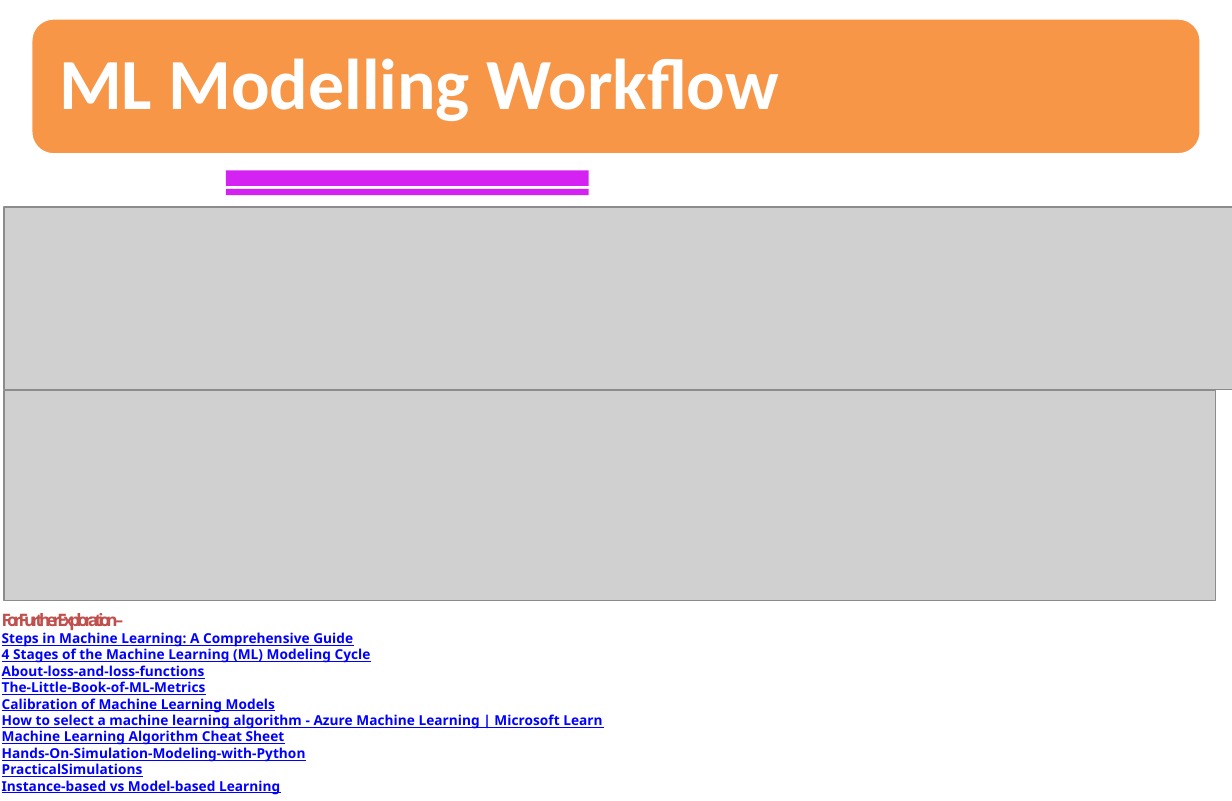
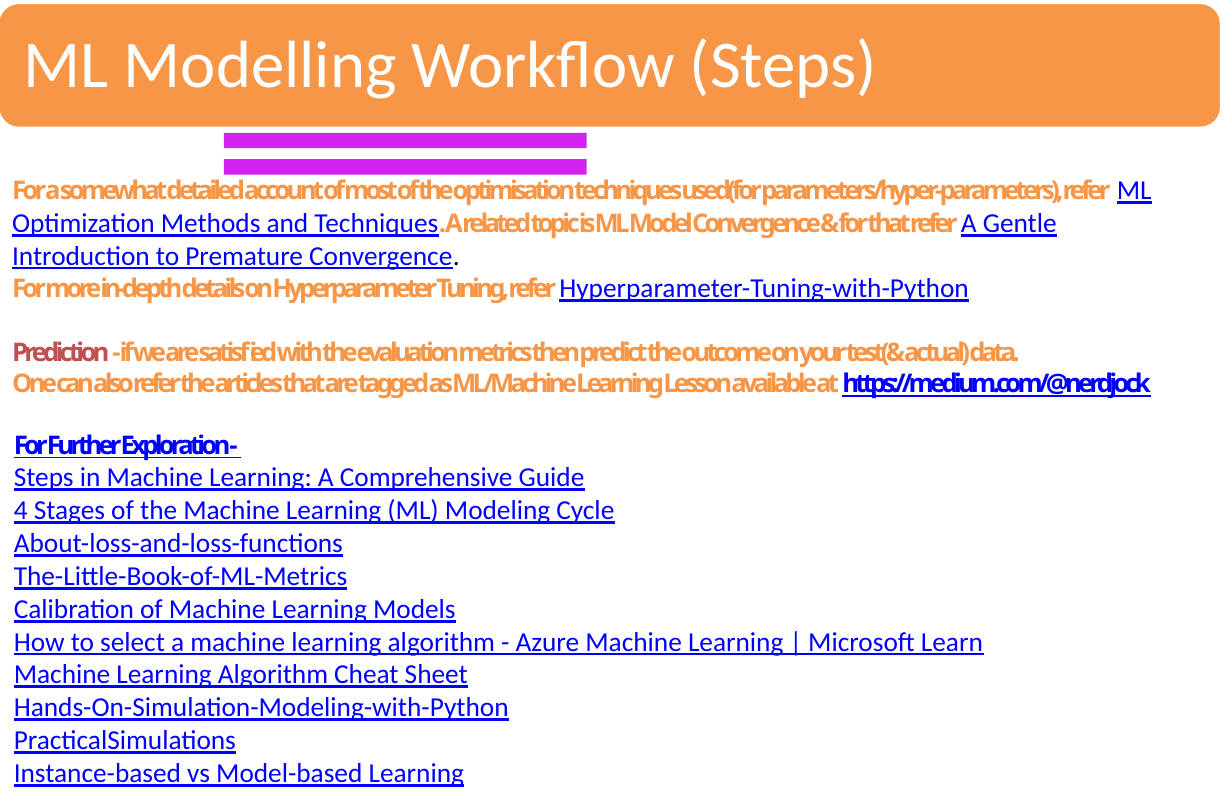
Before and after one commit to sandipray63in/Some_Self_Learning_Decks, a slide deck: slide 20 of AI, ML, DL & Related Topics(WIP).pptx (slide 12 before the commit). Drawn at 1232x801 pixels with LibreOffice and Linux fonts; fonts in the diff are those of the drawing; grey boxes stand for pictures. Boxes give left, top, right and bottom in pixels: in the first picture for what was removed or moved away, otherwise in the second. Text is boxed around its words. In the diff, an @@ line names an element or a change of style, - is before the commit and + after.

```diff
--- a/AI, ML, DL & Related Topics(WIP).pptx
+++ b/AI, ML, DL & Related Topics(WIP).pptx
@@ rounded rectangle: place and size @@
-rounded rectangle at <box>31,18,1201,155</box>
+rounded rectangle at <box>0,2,1222,128</box>
@@ text at <box>24,38,877,99</box>: text changed; size 42 to 39 pt; bold off @@
-ML Modelling Workflow
+ML Modelling Workflow (Steps)
@@ freeform shape: place and size @@
-freeform shape at <box>225,188,589,195</box>
+freeform shape at <box>224,133,588,148</box>
@@ text "For a somewhat detailed account ...": place and size @@
-text "For a somewhat detailed account ..." at <box>2,613,602,795</box>
+text "For a somewhat detailed account ..." at <box>12,179,1152,787</box>
@@ text at <box>12,179,1152,460</box>: text changed; size 10 to 15 pt; text colour #C0504D to #F79646 @@
-For Further Exploration –
+For a somewhat detailed account of most of the optimisation techniques used(for parameters/hyper-parameters), refer ML Optimization Methods and Techniques. A related topic is ML Model Convergence & for that refer A Gentle Introduction to Premature Convergence.
+For more in-depth details on Hyperparameter Tuning, refer Hyperparameter-Tuning-with-Python
+Prediction - if we are satisfied with the evaluation metrics then predict the outcome on your test(& actual) data.
+One can also refer the articles that are tagged as ML/Machine Learning Lesson available at https://medium.com/@nerdjock
+For Further Exploration -
@@ freeform shape: place and size @@
-freeform shape at <box>225,170,589,185</box>
+freeform shape at <box>224,159,588,174</box>
@@ picture removed at <box>4,207,1232,389</box> @@
@@ picture removed at <box>4,391,1215,600</box> @@
@@ text at <box>14,467,983,787</box>: size 8 to 16 pt, font Noto Sans to Calibri, bold off in "Steps in Machine Learning: A Comprehensive Guide", "4 Stages of the Machine Learning (ML) ...", "About-loss-and-loss-functions", "The-Little-Book-of-ML-Metrics" and 6 more places @@
```
Also in this commit, not shown: 7 other slides changed, 8 slides added.
